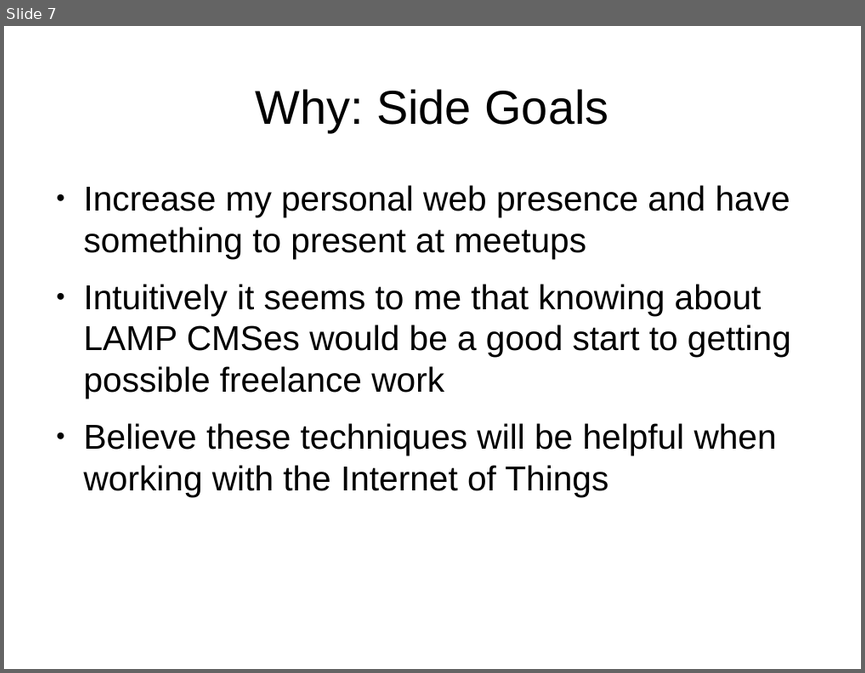
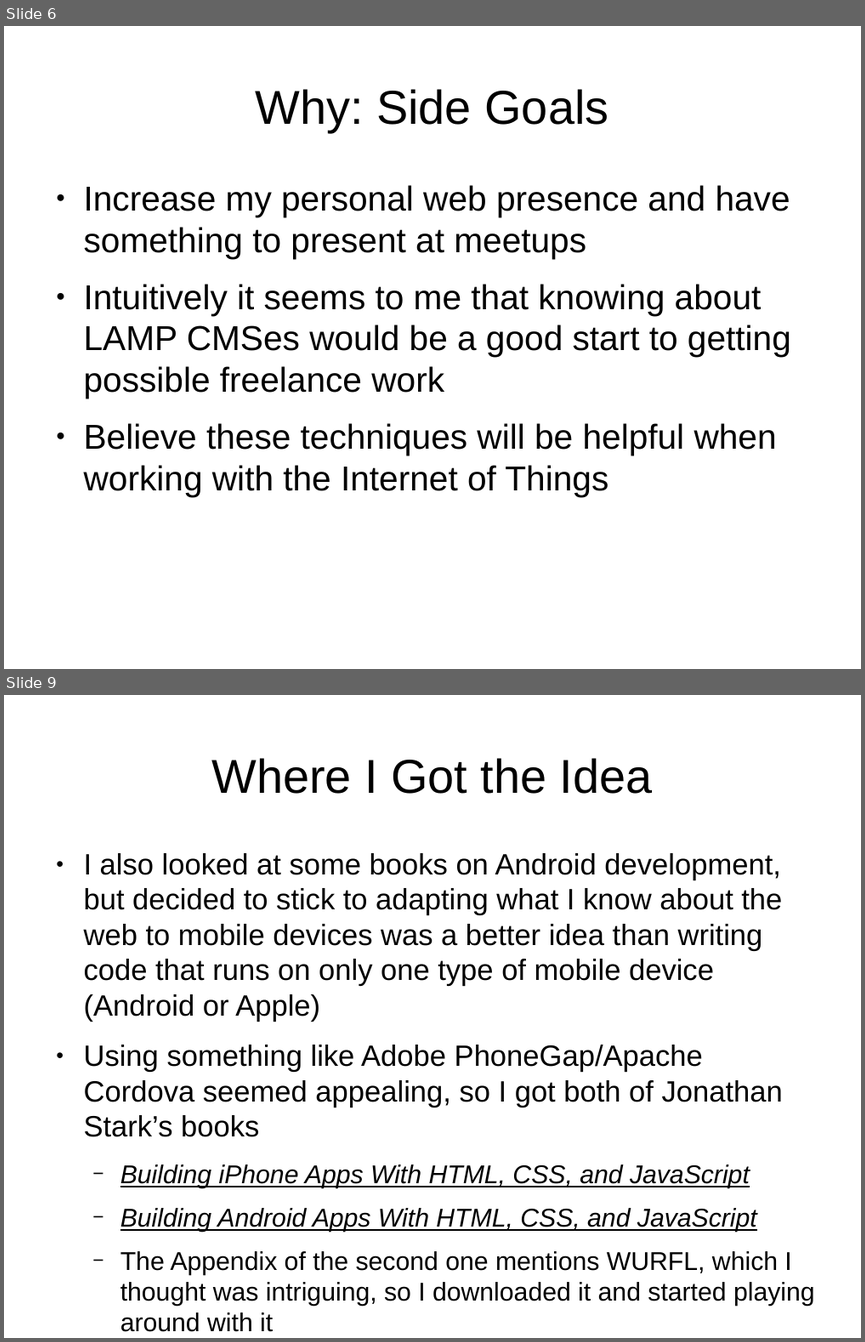
Before and after one commit to tomwhartung/jmws_accoutrements, a slide deck: presentations/2016_07-Drupal/9-slides.odp. Shown one above the other, each under a label of ours: slide 7 before the commit, slides 6 and 9 after it; the slides between them are not shown. The pictures are 865x673 and 865x1342 pixels, drawn with LibreOffice and Linux fonts; fonts in the diff are those of the drawing. Boxes give left, top, right and bottom in pixels: in the first picture for what was removed or moved away, otherwise in the second. Text is boxed around its words. In the diff, an @@ line names an element or a change of style, - is before the commit and + after.

Commit message:
Added some "Where..." slides to 9-slides.odp .

```diff
--- a/presentations/2016_07-Drupal/9-slides.odp
+++ b/presentations/2016_07-Drupal/9-slides.odp
@@ slide 9 added at (x1=4, y1=695, x2=861, y2=1338), background #FFFFFF @@
@@ title added at (x1=211, y1=758, x2=653, y2=794), 44 pt, text #000000 @@
+Where I Got the Idea
@@ text added at (x1=84, y1=853, x2=815, y2=1332), 27.2 pt, text #000000 @@
+● I also looked at some books on Android development, but decided to stick to adapting what I know about the web to mobile devices was a better idea than writing code that runs on only one type of mobile device (Android or Apple)
+● Using something like Adobe PhoneGap/Apache Cordova seemed appealing, so I got both of Jonathan Stark’s books
+  − Building iPhone Apps With HTML, CSS, and JavaScript
+  − Building Android Apps With HTML, CSS, and JavaScript
+  − The Appendix of the second one mentions WURFL, which I thought was intriguing, so I downloaded it and started playing around with it
@@ what was slide 7 is now slide 6 @@
```
Also in this commit, not shown: 5 slides changed, 3 other slides added.
